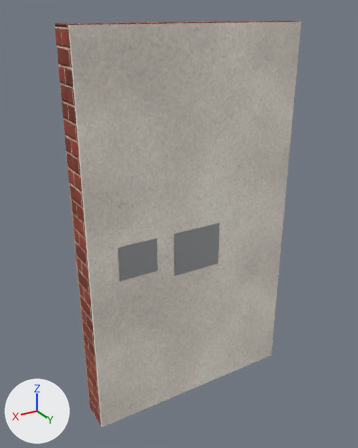
A saved change to the glTF model kits/cinema/pieces/b_u2_port.glb.
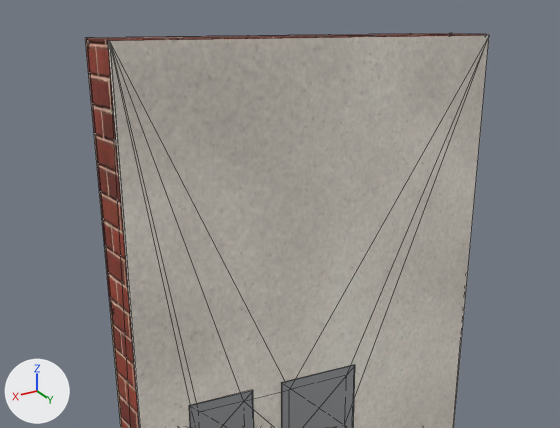
The first picture shows the older version from a camera (50 mm lens) standing at (2.16, 3.6, 3.23) and looking at (0.08, 0.12, 1.49). The close-ups show the older and then the newer version on the part from 1% to 96% of the width and 0% to 58% of the height of that picture. Only the edits that show in the close-ups are written down. Arrows for +X, +Y and +Z are at lower left; the lights stay in place. The close-ups show mesh edges as thin lines.

Script lines for the objects in view, before the commit:
```python
me_b_u2_port_brick = bpy.data.meshes.new('b_u2_port_brick')
me_b_u2_port_brick.from_pydata(...)  # 30 vertices, 64 faces; spans x -1.0..1.0, y 0.0..0.28, z -0.25..3.15
me_b_u2_port_brick.materials.append(mat_brick)
me_b_u2_port_plaster = bpy.data.meshes.new('b_u2_port_plaster')
me_b_u2_port_plaster.from_pydata(...)  # 24 vertices, 52 faces; spans x -1.0..1.0, y 0.28..0.3, z -0.25..3.14
me_b_u2_port_plaster.materials.append(mat_plaster)
me_b_u2_port_steel = bpy.data.meshes.new('b_u2_port_steel')
me_b_u2_port_steel.from_pydata(...)  # a box spanning x -0.23..0.23, y 0.3..0.31, z 1.1..1.5; a box spanning x 0.4..0.75, y 0.3..0.31, z 1.2..1.5
me_b_u2_port_steel.materials.append(mat_steel)  # grey #afb2b5
ob_b_u2_port_brick = bpy.data.objects.new('b_u2_port_brick', me_b_u2_port_brick)
ob_b_u2_port_brick.location = (0.0, 0.0, 0.0)
ob_b_u2_port_plaster = bpy.data.objects.new('b_u2_port_plaster', me_b_u2_port_plaster)
ob_b_u2_port_plaster.location = (0.0, 0.0, 0.0)
ob_b_u2_port_steel = bpy.data.objects.new('b_u2_port_steel', me_b_u2_port_steel)
ob_b_u2_port_steel.location = (0.0, 0.0, 0.0)
```
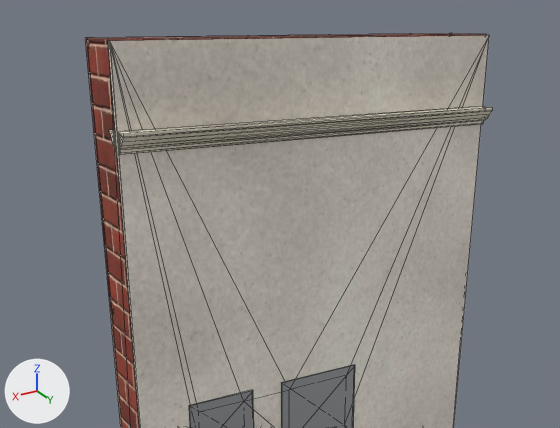
The edits, one by one:
Picture 'Image_12' (img_image_12) is new.
Picture 'Image_13' (img_image_13) is new.
Picture 'Image_15' (img_image_15) is new.
Material 'trim' (mat_trim) is new.
Uses the picture img_image_12.
Uses the picture img_image_13.
Uses the picture img_image_15.
Mesh me_molduras is new.
It has 88 vertices, 160 faces and spans x -1.0..1.0, y 0.2..0.38, z 0.0..2.8.
It uses material mat_trim.
Object 'molduras' (ob_molduras) is new; it shows me_molduras.
Its location is (0.0, 0.0, 0.0).

Changed parts and their boxes (x1, y1, x2, y2) in the close-ups (560 x 428 px):
'molduras', added
    after: (109, 107, 493, 155)
